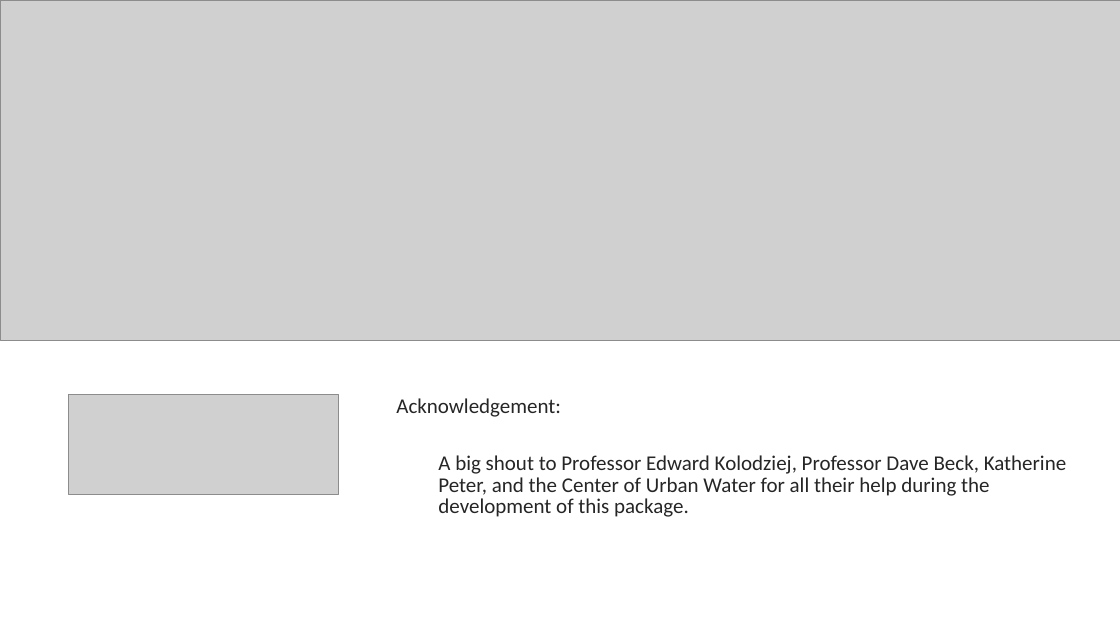
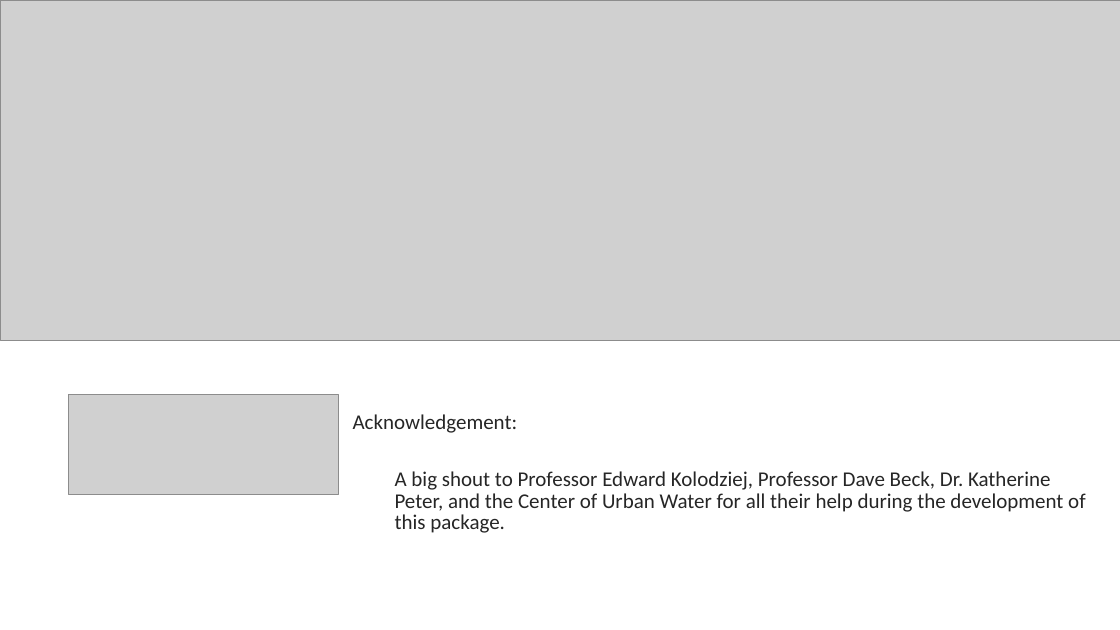
Before and after one commit to XiminHu/mass-suite, a slide deck: slide 21 of doc/20200623 Showcase.pptx (slide 20 before the commit). Drawn at 1120x630 pixels with LibreOffice and Linux fonts; fonts in the diff are those of the drawing; grey boxes stand for pictures. Boxes give left, top, right and bottom in pixels: in the first picture for what was removed or moved away, otherwise in the second. Text is boxed around its words. In the diff, an @@ line names an element or a change of style, - is before the commit and + after.

Commit message:
acs slide

```diff
--- a/doc/20200623 Showcase.pptx
+++ b/doc/20200623 Showcase.pptx
@@ text "Acknowledgement:": place and size @@
-text "Acknowledgement:" at [396, 398, 1066, 517]
+text "Acknowledgement:" at [353, 414, 1085, 533]
@@ text at [395, 471, 1085, 533]: text changed @@
-  A big shout to Professor Edward Kolodziej, Professor Dave Beck, Katherine Peter, and the Center of Urban Water for all their help during the development of this package.
+  A big shout to Professor Edward Kolodziej, Professor Dave Beck, Dr. Katherine Peter, and the Center of Urban Water for all their help during the development of this package.
```
Also in this commit, not shown: 1 slide added, 2 other files.
